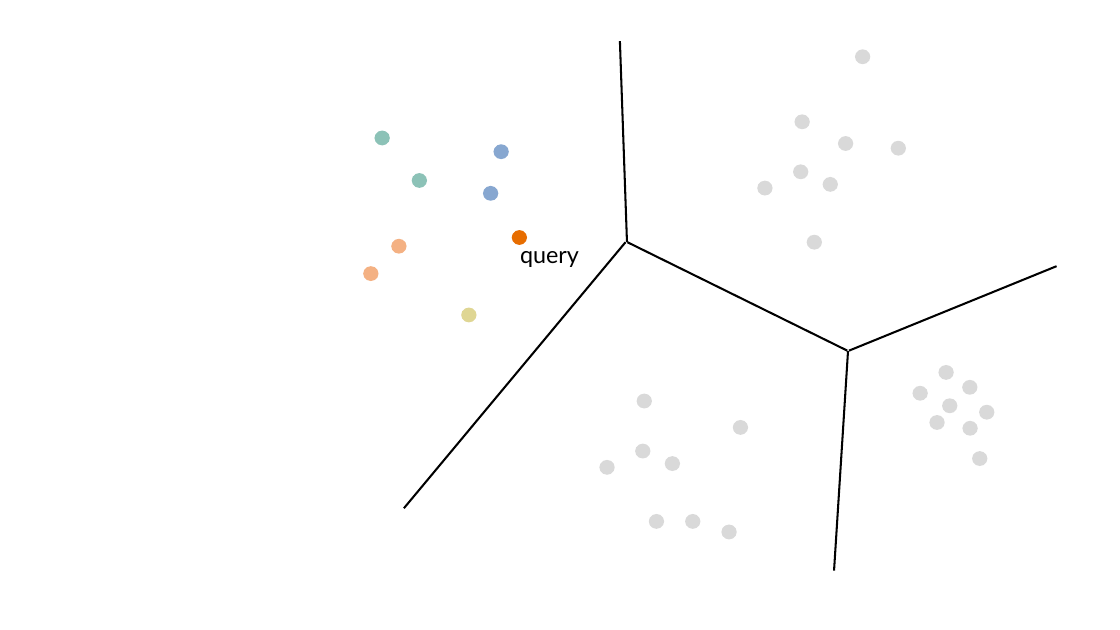
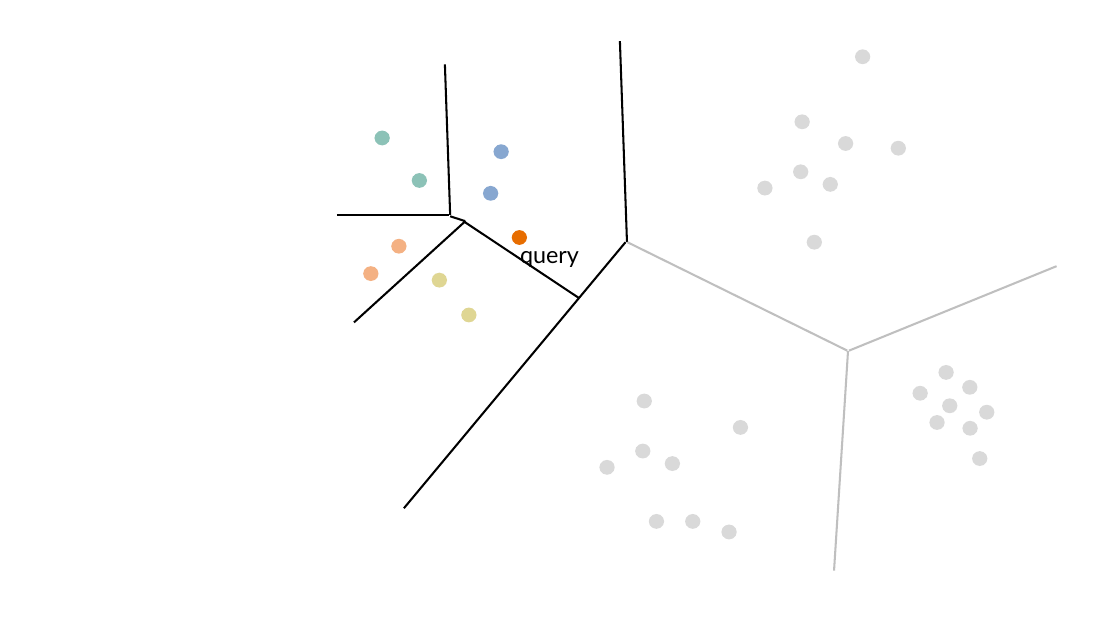
Before and after one commit to cpmusco/amlds2025, a slide deck: slide 27 of lectures/lec4/images_real.pptx (slide 26 before the commit). Drawn at 1120x630 pixels with LibreOffice and Linux fonts; fonts in the diff are those of the drawing. Boxes give left, top, right and bottom in pixels: in the first picture for what was removed or moved away, otherwise in the second. Text is boxed around its words. In the diff, an @@ line names an element or a change of style, - is before the commit and + after.

Commit message:
new lecture

```diff
--- a/lectures/lec4/images_real.pptx
+++ b/lectures/lec4/images_real.pptx
@@ line added from (445, 65) to (450, 215), #000000 1.75 pt @@
@@ line added from (337, 215) to (449, 215), #000000 1.75 pt @@
@@ line added from (465, 221) to (354, 323), #000000 1.75 pt @@
@@ line added from (450, 216) to (465, 221), #000000 1.75 pt @@
@@ line added from (464, 221) to (579, 298), #000000 1.75 pt @@
@@ line (628, 242) - (848, 350): stroke #000000 1.75 pt to #BFBFBF 1.75 pt @@
@@ line (1057, 266) - (849, 350): stroke #000000 1.75 pt to #BFBFBF 1.75 pt @@
@@ ellipse added at [432,273,447,288], fill #DFD693 @@
@@ line (834, 571) - (849, 351): stroke #000000 1.75 pt to #BFBFBF 1.75 pt @@
```
Also in this commit, not shown: 2 slides added, 5 other files.
